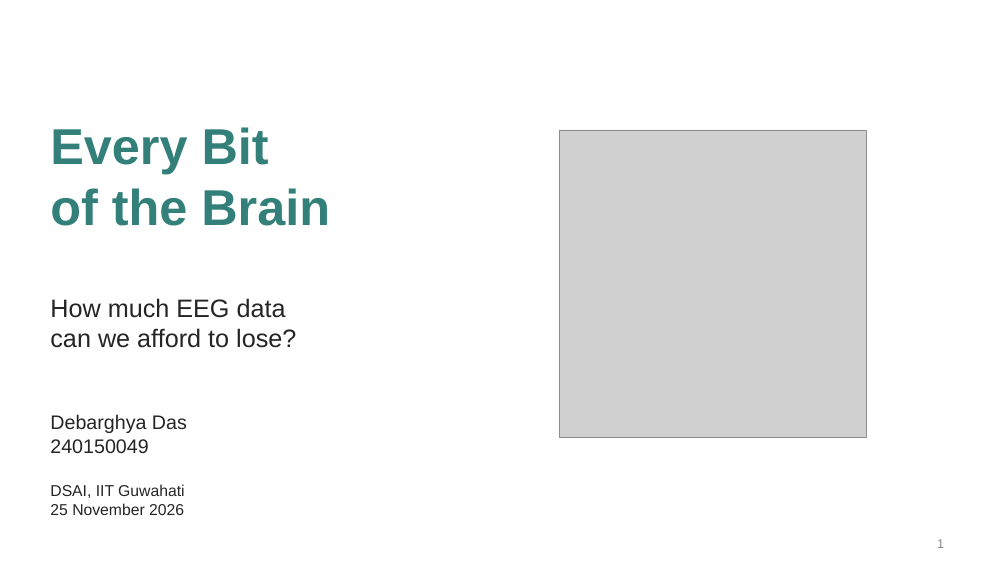
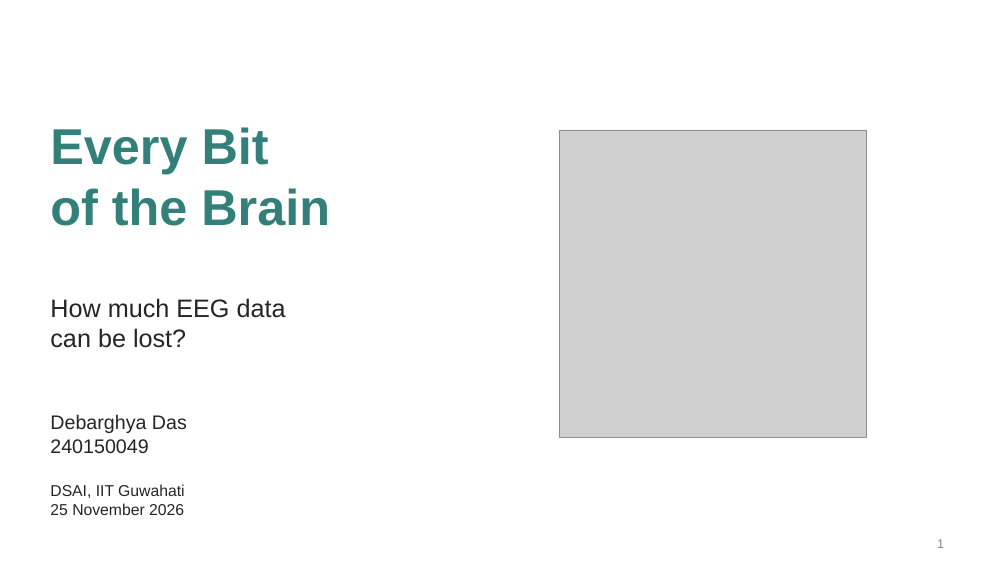
Before and after one commit to Deb044/DataCompression, a slide deck: slide 1 of output/presentation/every-bit-of-the-brain.pptx. Drawn at 1008x567 pixels with LibreOffice and Linux fonts; fonts in the diff are those of the drawing; grey boxes stand for pictures. Boxes give left, top, right and bottom in pixels: in the first picture for what was removed or moved away, otherwise in the second. Text is boxed around its words. In the diff, an @@ line names an element or a change of style, - is before the commit and + after.

```diff
--- a/output/presentation/every-bit-of-the-brain.pptx
+++ b/output/presentation/every-bit-of-the-brain.pptx
@@ text at [50,328,186,348]: text changed @@
-can we afford to lose?
+can be lost?
```
Also in this commit, not shown: 11 other slides changed, 5 other files.
